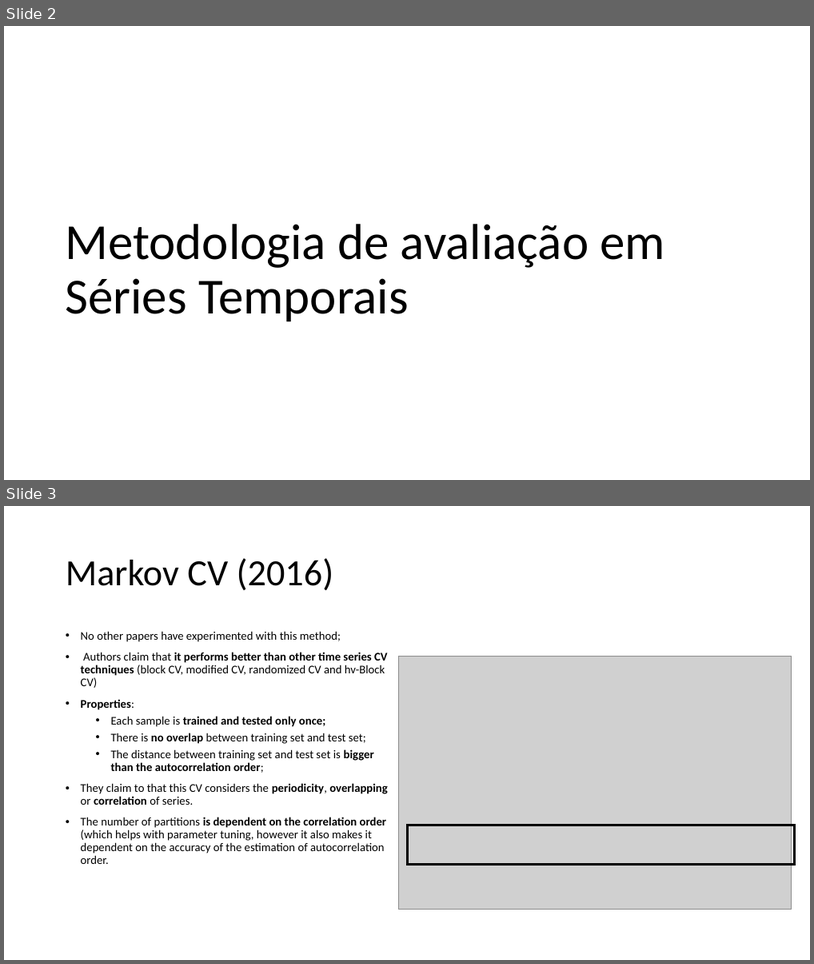
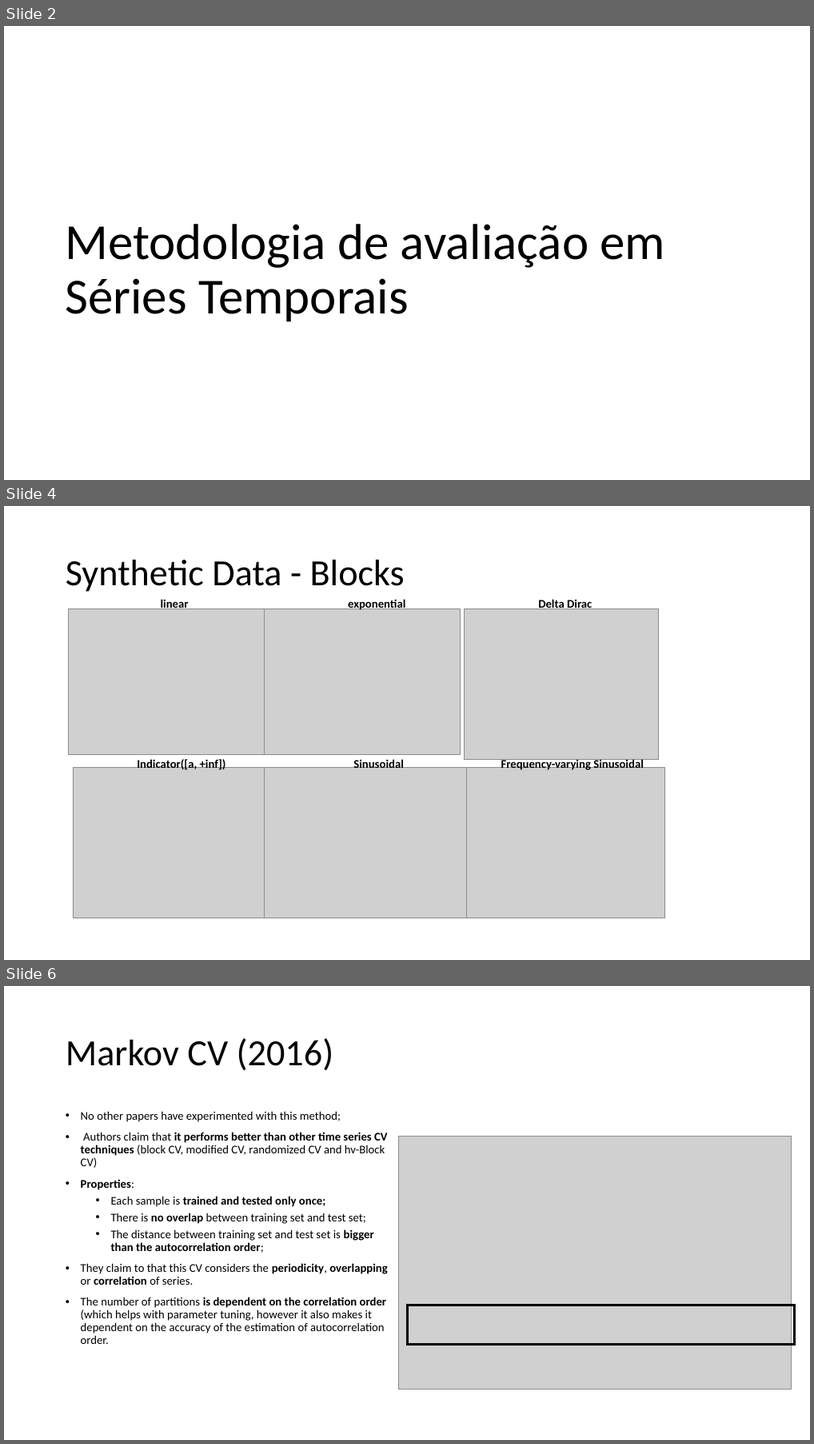
Before and after one commit to MiguelLoureiro98/timecave, a slide deck: papers/.ppt/TimeSeriesCV_11042024.pptx. Shown one above the other, each under a label of ours: slides 2 and 3 before the commit, slides 2, 4 and 6 after it; the slides between them are not shown. The pictures are 814x964 and 814x1444 pixels, drawn with LibreOffice and Linux fonts; fonts in the diff are those of the drawing; grey boxes stand for pictures. Boxes give left, top, right and bottom in pixels: in the first picture for what was removed or moved away, otherwise in the second. Text is boxed around its words. In the diff, an @@ line names an element or a change of style, - is before the commit and + after.

```diff
--- a/papers/.ppt/TimeSeriesCV_11042024.pptx
+++ b/papers/.ppt/TimeSeriesCV_11042024.pptx
@@ slide 4 added at bbox=[4, 506, 810, 960], background #FFFFFF @@
@@ title added at bbox=[66, 560, 405, 592], 44 pt, text #000000 @@
+Synthetic Data - Blocks
@@ text added at bbox=[161, 598, 189, 609], 14 pt, text #000000, bold @@
+linear
@@ text added at bbox=[348, 598, 406, 610], 14 pt, text #000000, bold @@
+exponential
@@ text added at bbox=[538, 598, 592, 609], 14 pt, text #000000, bold @@
+Delta Dirac
@@ picture added at bbox=[68, 609, 264, 755] @@
@@ picture added at bbox=[264, 609, 460, 755] @@
@@ picture added at bbox=[464, 609, 659, 760] @@
@@ picture added at bbox=[73, 767, 268, 917] @@
@@ text added at bbox=[137, 757, 226, 769], 14 pt, text #000000, bold @@
+Indicator([a, +inf])
@@ picture added at bbox=[264, 767, 471, 917] @@
@@ text added at bbox=[354, 757, 404, 768], 14 pt, text #000000, bold @@
+Sinusoidal
@@ picture added at bbox=[466, 767, 666, 917] @@
@@ text added at bbox=[502, 759, 644, 770], 14 pt, text #000000, bold @@
+Frequency-varying Sinusoidal
@@ what was slide 3 is now slide 6 @@
```
Also in this commit, not shown: 2 other slides added, 17 slides removed.
